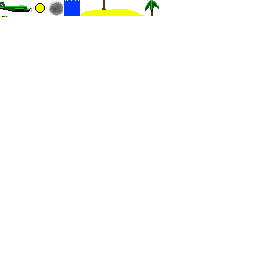
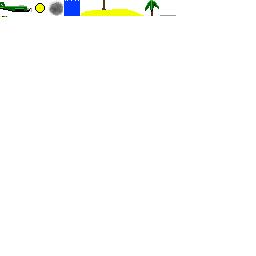
Revision of a layered 256×256 image; what changed, layer by layer:
painted on "tiles.png" over [160,15,176,16]
